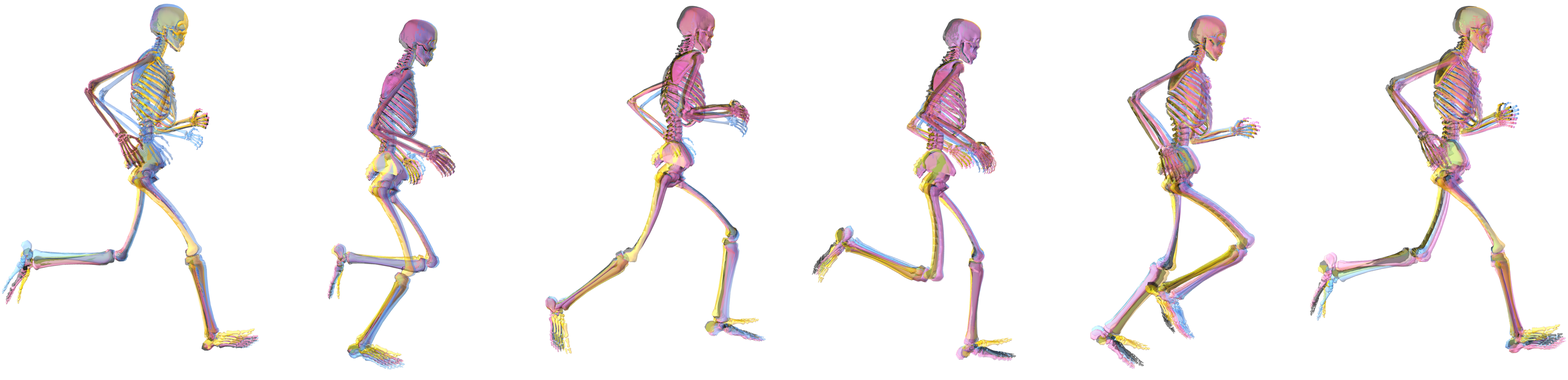
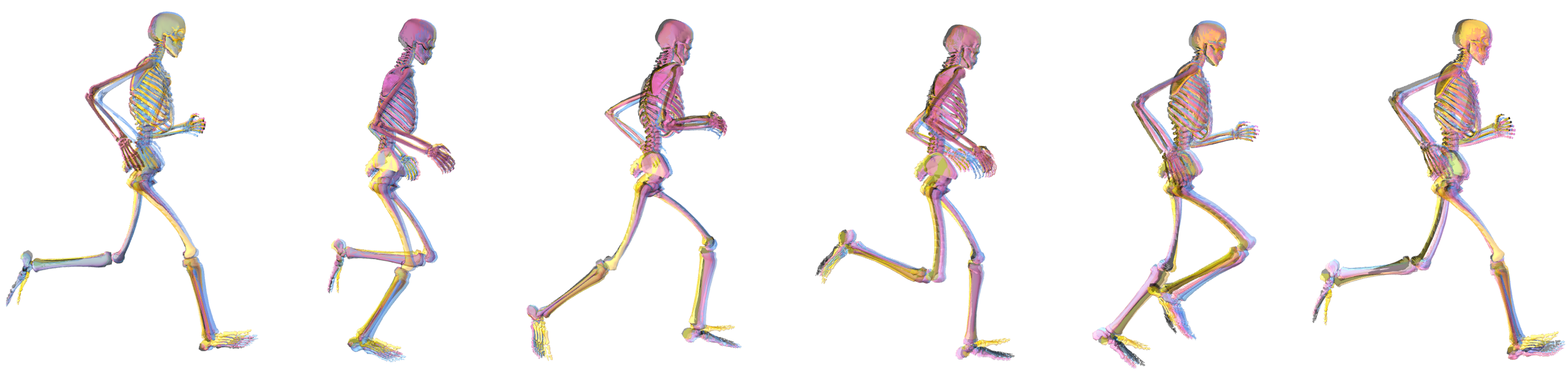
Comparing the layer stacks of the two 1568 x 380 images. Changes:
renamed "Layer 11" to "Layer 17", painted on it over <box>1309,5,1567,361</box>
renamed "Layer 10" to "Layer 16", painted on it over <box>1090,14,1261,369</box>
renamed "Layer 9" to "Layer 15", painted on it over <box>811,18,1017,362</box>
renamed "Layer 8" to "Layer 14", painted on it over <box>526,5,767,362</box>
renamed "Layer 7" to "Layer 13", painted on it over <box>326,17,456,370</box>
renamed "Layer 6" to "Layer 12", painted on it over <box>1,3,260,352</box>
